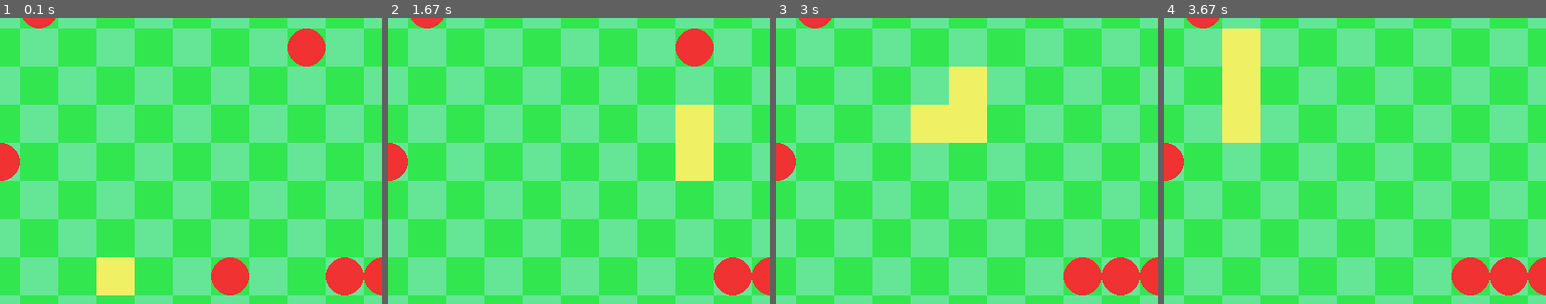
Above: before the commit, frames 1-4 (left to right).
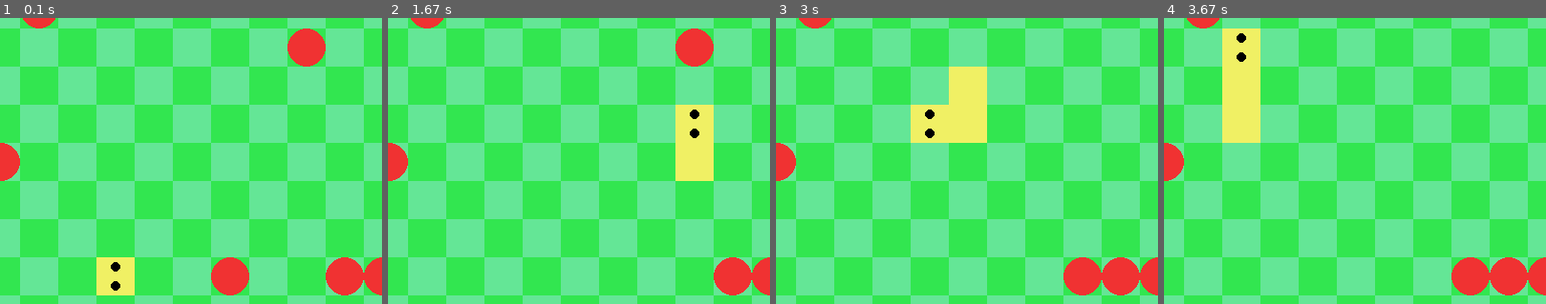
Above: after the commit, the same moments.

Repository: KingaBunkowska/Pygame
Game: pygame game, started from Snake/main.py
The game is run twice, just before and just after one commit, with the same random seed, the same clock (stepped at 60 frames per second) and the same inputs.
Inputs:
- Up to frame 1 (0.1 s): no input
- Up to frame 2 (1.67 s): hold D 0.33-0.8 s; hold W 0.83-1.3 s
- Up to frame 3 (3 s): hold A 1.83-2.37 s; hold S 2.4-2.7 s; hold A from 2.73 s (still down)
- Up to frame 4 (3.67 s): release A at 3.13 s; hold W 3.17-3.53 s; hold D from 3.57 s (still down)
The pictures show only the part of the screen within x 22-72%, y 5-55%; the shares and areas given below are measured in that part.

The runs differ from the first frame. In frame 1, 0.1% of the frame differs, in the area x 29-32%, y 85-96%; in frame 2, 0.1%; in frame 3, 0.1%; in frame 4, 0.1%.

Commit message:
Add eyes, need to work on that

Diff:
--- a/Snake/GUI.py
+++ b/Snake/GUI.py
@@ -3,6 +3,11 @@
 pygame.init()
 
 class GUI:
+
+    EYE_COLOR = (0, 0, 0)
+    EYE_WIDTH = 20
+    EYE_SIZE = 5
+    #TODO:  make eye_width precent value, so it depends on width of snake body
     def __init__(self, game, x_start, y_start, x_end=-1, y_end=-1):
 
         self.WIDTH, self.HEIGHT = 800, 600
@@ -51,7 +56,12 @@
         head = pygame.Rect(head_coordinates[0], head_coordinates[1], self.FIELD_SIZE, self.FIELD_SIZE)
         pygame.draw.rect(self.WIN, self.SNAKE_COLOR, head)
 
-        for i in range(len(self.game.snake.snake_body)):
+        # draw eyes
+        #TODO: make eyes turn when snake turns
+        pygame.draw.circle(self.WIN, self.EYE_COLOR, (head.x+head.width/2, head.y+head.height/2+self.EYE_WIDTH/2), self.EYE_SIZE)
+        pygame.draw.circle(self.WIN, self.EYE_COLOR, (head.x + head.width / 2, head.y + head.height / 2 - self.EYE_WIDTH / 2), self.EYE_SIZE)
+
+        for i in range(1, len(self.game.snake.snake_body)):
             part_coordinates = self.pos_to_coordinates(self.game.snake.snake_body[i])
             body_part = pygame.Rect(part_coordinates[0], part_coordinates[1], self.FIELD_SIZE, self.FIELD_SIZE)
             pygame.draw.rect(self.WIN, self.SNAKE_COLOR, body_part)
